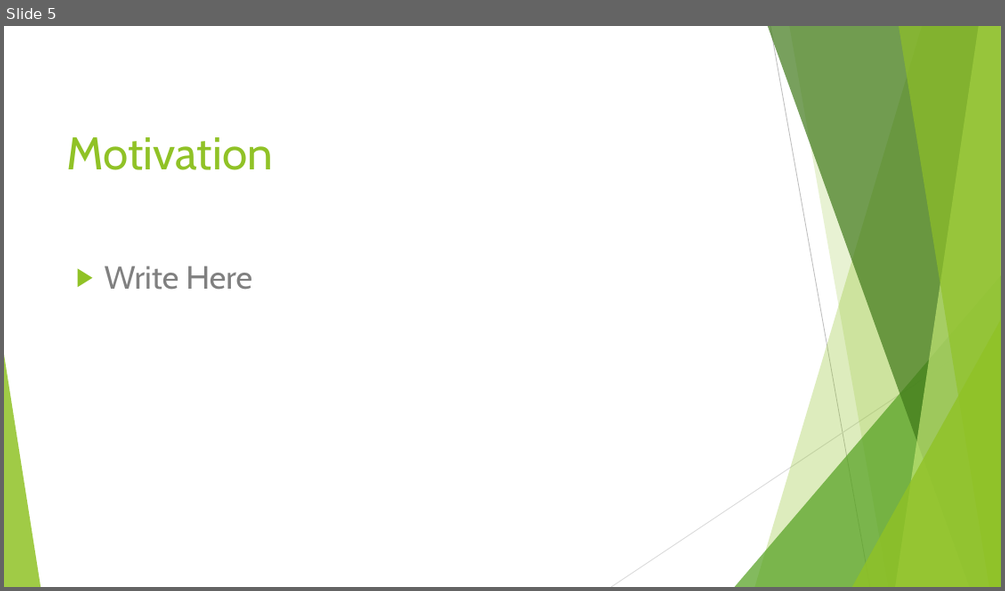
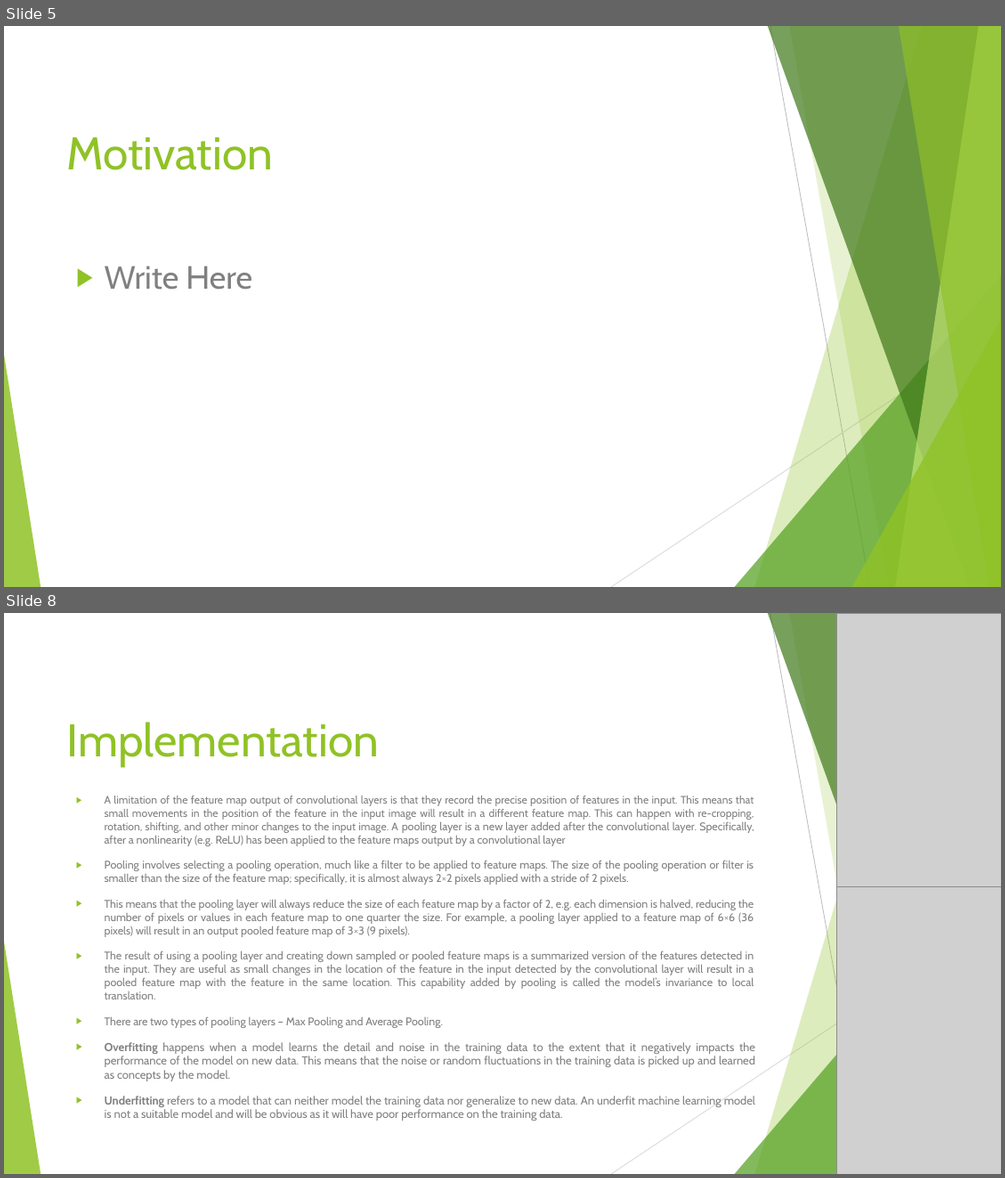
Before and after one commit to satya1013/Fake-News-1, a slide deck: Fake News.pptx. Shown one above the other, each under a label of ours: slide 5 before the commit, slides 5 and 8 after it; the slides between them are not shown. The pictures are 1005x591 and 1005x1178 pixels, drawn with LibreOffice and Linux fonts; fonts in the diff are those of the drawing; grey boxes stand for pictures. Boxes give left, top, right and bottom in pixels: in the first picture for what was removed or moved away, otherwise in the second. Text is boxed around its words. In the diff, an @@ line names an element or a change of style, - is before the commit and + after.

```diff
--- a/Fake News.pptx
+++ b/Fake News.pptx
@@ slide 8 added at [4, 613, 1001, 1174], background #FFFFFF; not listed: 10 template elements that a slide beside it also shows @@
@@ picture added at [836, 613, 1001, 900] @@
@@ title added at [67, 722, 379, 766], 44 pt, text #90C226 @@
+Implementation
@@ text added at [105, 795, 755, 1107], 10.7 pt, text #808080 @@
+▶ A limitation of the feature map output of convolutional layers is that they record the precise position of features in the input. This means that small movements in the position of the feature in the input image will result in a different feature map. This can happen with re-cropping, rotation, shifting, and other minor changes to the input image. A pooling layer is a new layer added after the convolutional layer. Specifically, after a nonlinearity (e.g. ReLU) has been applied to the feature maps output by a convolutional layer
+▶ Pooling involves selecting a pooling operation, much like a filter to be applied to feature maps. The size of the pooling operation or filter is smaller than the size of the feature map; specifically, it is almost always 2×2 pixels applied with a stride of 2 pixels.
+▶ This means that the pooling layer will always reduce the size of each feature map by a factor of 2, e.g. each dimension is halved, reducing the number of pixels or values in each feature map to one quarter the size. For example, a pooling layer applied to a feature map of 6×6 (36 pixels) will result in an output pooled feature map of 3×3 (9 pixels).
+▶ The result of using a pooling layer and creating down sampled or pooled feature maps is a summarized version of the features detected in the input. They are useful as small changes in the location of the feature in the input detected by the convolutional layer will result in a pooled feature map with the feature in the same location. This capability added by pooling is called the model’s invariance to local translation.
+▶ There are two types of pooling layers – Max Pooling and Average Pooling.
+▶ Overfitting happens when a model learns the detail and noise in the training data to the extent that it negatively impacts the performance of the model on new data. This means that the noise or random fluctuations in the training data is picked up and learned as concepts by the model.
+▶ Underfitting refers to a model that can neither model the training data nor generalize to new data. An underfit machine learning model is not a suitable model and will be obvious as it will have poor performance on the training data.
@@ picture added at [836, 887, 1001, 1174] @@
```
Also in this commit, not shown: 2 slides changed, 5 other slides added.
